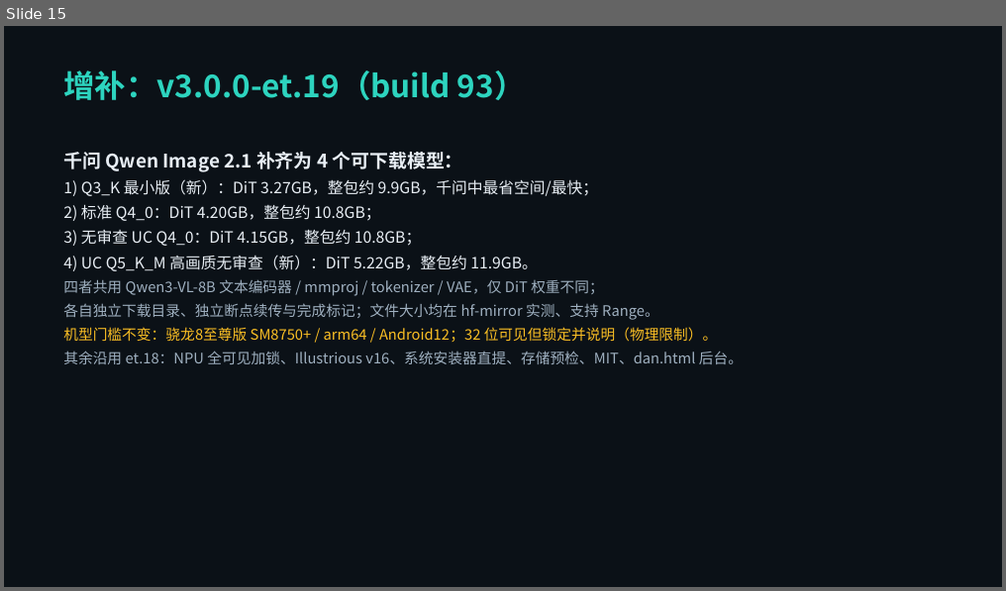
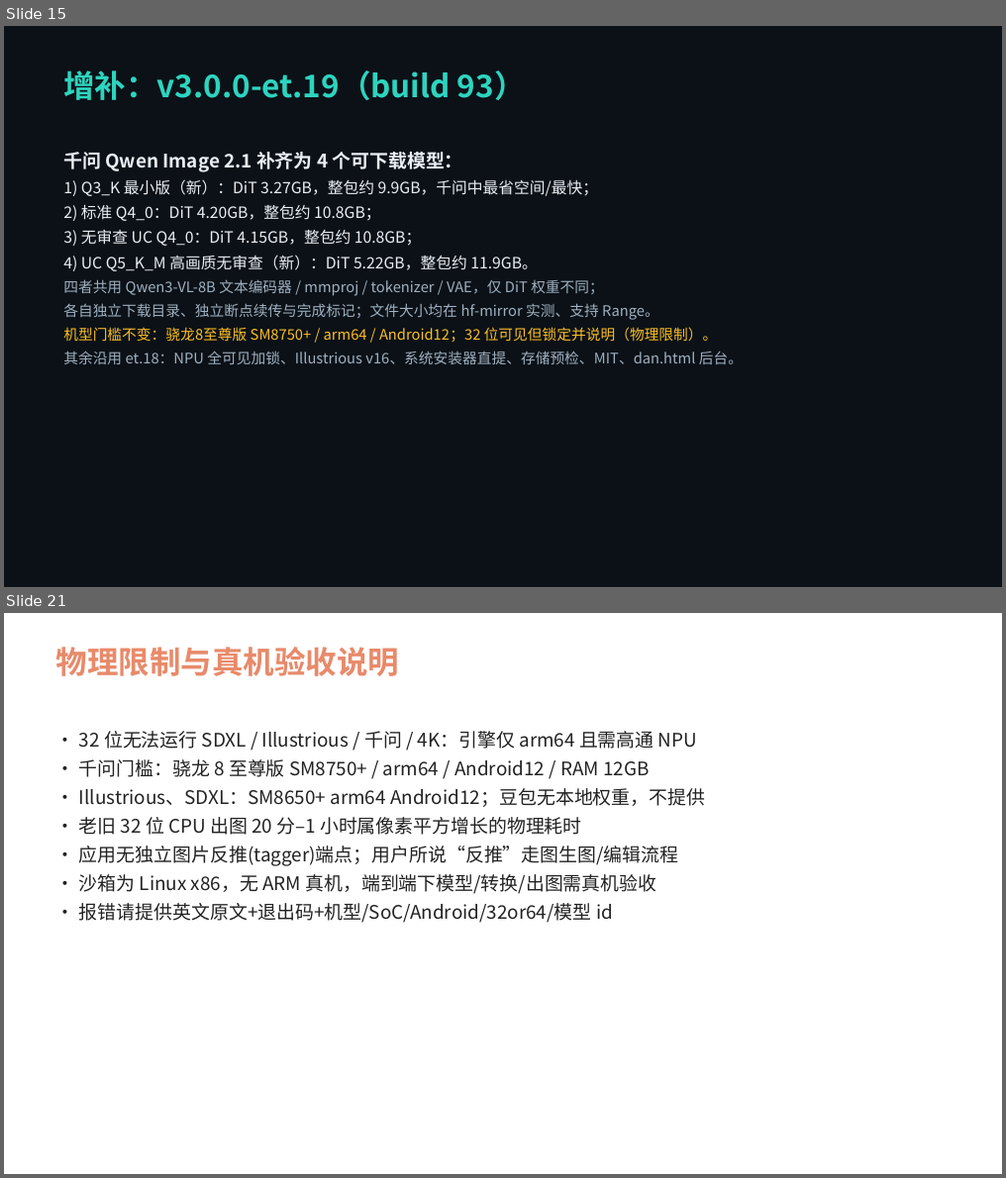
Before and after one commit to ETQWFD/LocalDream-ET, a slide deck: docs/LocalDream-ET_更新修复说明_et18.pptx. Shown one above the other, each under a label of ours: slide 15 before the commit, slides 15 and 21 after it; the slides between them are not shown. The pictures are 1006x591 and 1006x1178 pixels, drawn with LibreOffice and Linux fonts; fonts in the diff are those of the drawing. Boxes give left, top, right and bottom in pixels: in the first picture for what was removed or moved away, otherwise in the second. Text is boxed around its words. In the diff, an @@ line names an element or a change of style, - is before the commit and + after.

```diff
--- a/docs/LocalDream-ET_更新修复说明_et18.pptx
+++ b/docs/LocalDream-ET_更新修复说明_et18.pptx
@@ slide 21 added at (4,613,1002,1174), background #FFFFFF @@
@@ text added at (56,647,399,676), 30 pt, text #E88A6A, bold @@
+物理限制与真机验收说明
@@ text added at (79,731,705,923), 18 pt, text #222222 @@
+• 32 位无法运行 SDXL / Illustrious / 千问 / 4K：引擎仅 arm64 且需高通 NPU
+• 千问门槛：骁龙 8 至尊版 SM8750+ / arm64 / Android12 / RAM 12GB
+• Illustrious、SDXL：SM8650+ arm64 Android12；豆包无本地权重，不提供
+• 老旧 32 位 CPU 出图 20 分–1 小时属像素平方增长的物理耗时
+• 应用无独立图片反推(tagger)端点；用户所说“反推”走图生图/编辑流程
+• 沙箱为 Linux x86，无 ARM 真机，端到端下模型/转换/出图需真机验收
+• 报错请提供英文原文+退出码+机型/SoC/Android/32or64/模型 id
```
Also in this commit, not shown: 5 other slides added, 12 other files.
